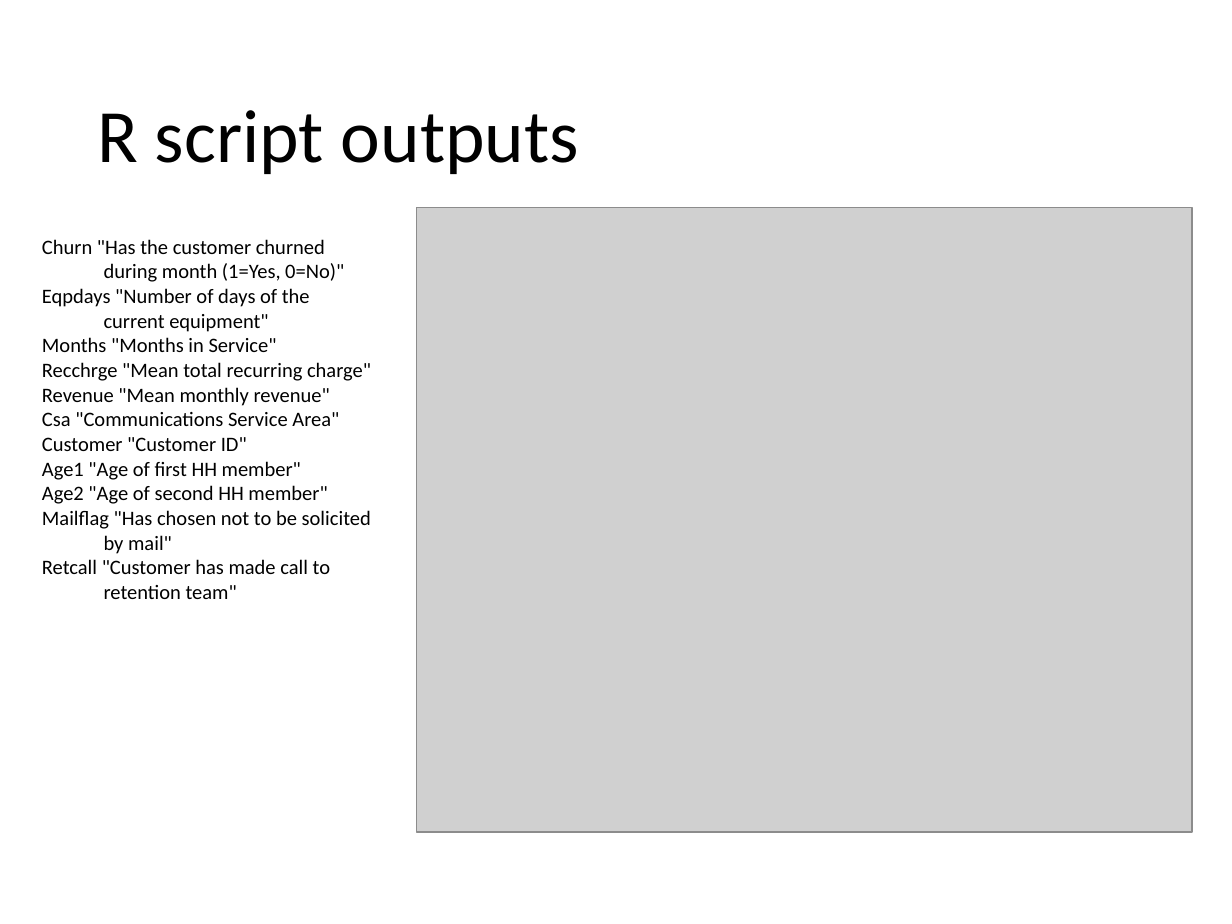
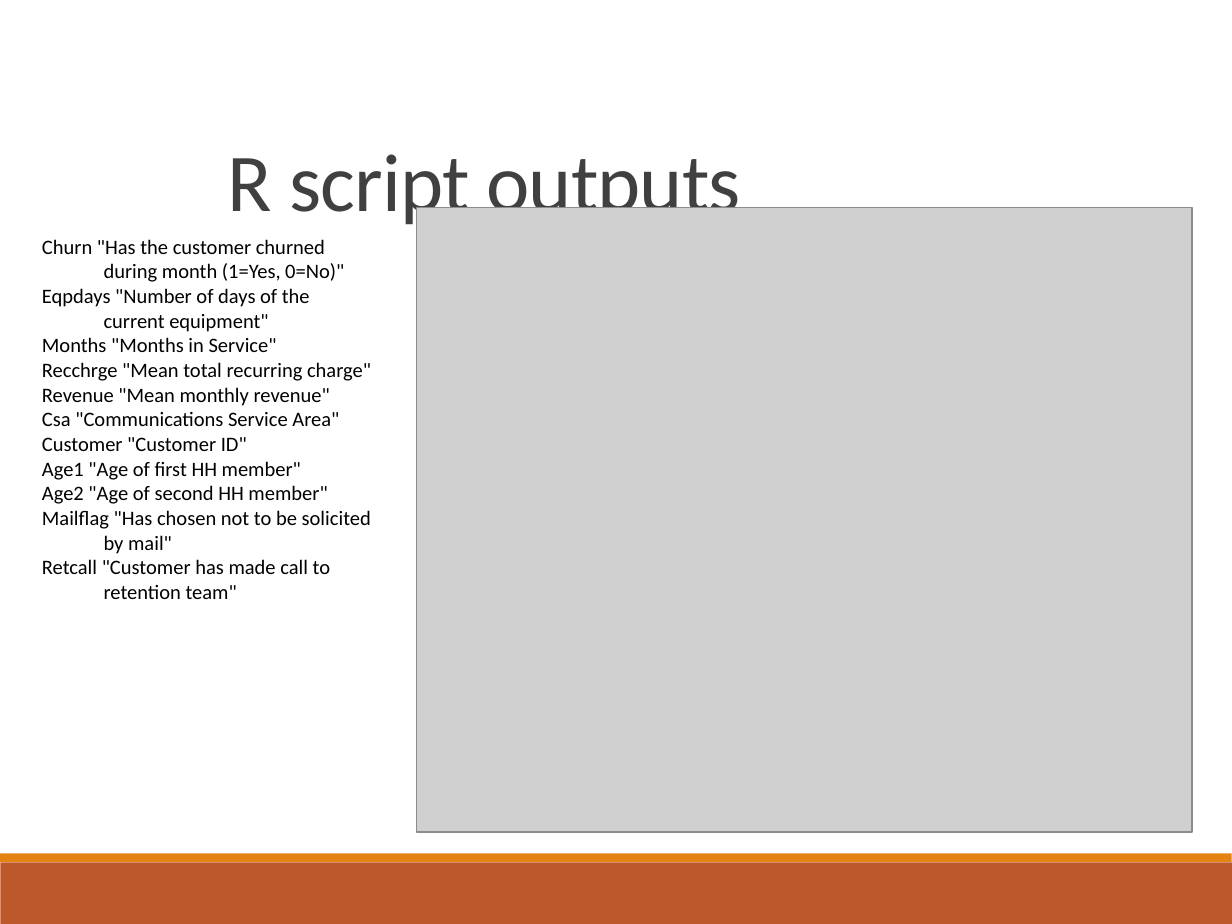
Before and after one commit to Oldyeller89/M_A_HW_Git, a slide deck: slide 3 of Assignment6/cell2cell analysis.pptx (slide 2 before the commit). Drawn at 1232x924 pixels with LibreOffice and Linux fonts; fonts in the diff are those of the drawing; grey boxes stand for pictures. Boxes give left, top, right and bottom in pixels: in the first picture for what was removed or moved away, otherwise in the second. Text is boxed around its words. In the diff, an @@ line names an element or a change of style, - is before the commit and + after.

```diff
--- a/Assignment6/cell2cell analysis.pptx
+++ b/Assignment6/cell2cell analysis.pptx
@@ title "R script outputs": place and size @@
-title "R script outputs" at (97, 110, 579, 174)
+title "R script outputs" at (228, 154, 741, 230)
@@ title "R script outputs" at (228, 154, 741, 230): size 44 to 48 pt, text colour #000000 to #404040, letter spacing 0 to -0.5 pt; line spacing 0.9 to 0.85; vertical alignment middle to bottom @@
@@ rectangle added at (0, 862, 1232, 924), fill #BD582C @@
@@ rectangle added at (0, 854, 1232, 862), fill #E48312 @@
```
Also in this commit, not shown: 5 other slides changed, 1 slide added, 3 other files.
